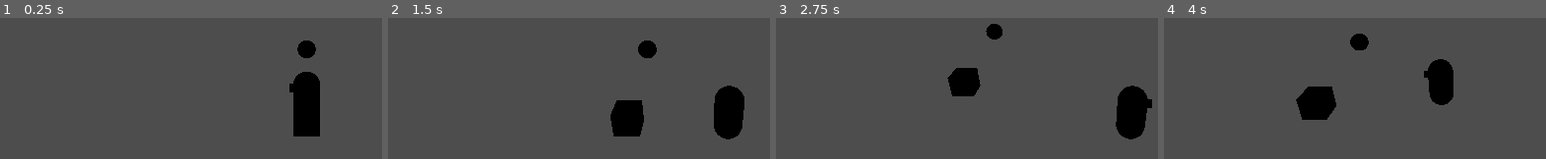
Above: before the commit, frames 1-4 (left to right).
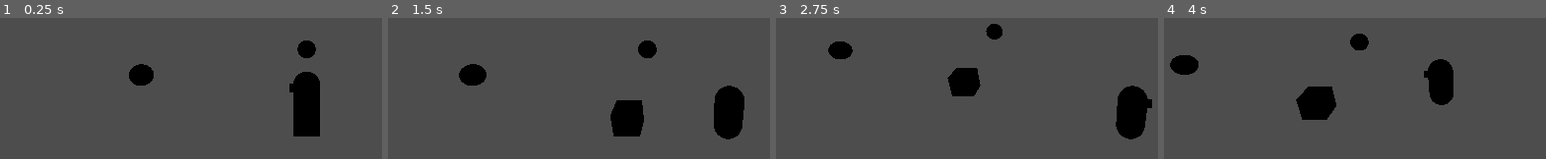
Above: after the commit, the same moments.

Repository: mnedel-ops/tcc
Game: Godot game, scene res://main.tscn
The game is run twice, just before and just after one commit, with the same random seed, the same clock (stepped at 60 frames per second) and the same inputs.
Inputs:
- Up to frame 1 (0.25 s): no input
- Up to frame 2 (1.5 s): tap Enter at 0.5 s; hold D (menu_right) 0.53-1.28 s; hold S (menu_down) from 1.28 s (still down)
- Up to frame 3 (2.75 s): release S (menu_down) at 2.03 s; hold D (menu_right) from 2.03 s (still down)
- Up to frame 4 (4 s): release D (menu_right) at 2.78 s; hold W (menu_up) 2.78-3.53 s; hold A (move_left) from 3.53 s (still down)

The runs differ from the first frame. In frame 1, 0.8% of the frame differs, in the area x 33-41%, y 32-48%; in frame 2, 0.9%, in the area x 18-26%, y 32-48%; in frame 3, 0.6%; in frame 4, 0.8%.

Commit message:
Printando ID dos itens
Quando abre a bag, printa o ID dos itens.

Diff:
--- a/jogo/tcc-movement/Interfaces/menu_game.gd
+++ b/jogo/tcc-movement/Interfaces/menu_game.gd
@@ -3,6 +3,8 @@
 signal menu_opened
 signal menu_closed
 signal menu_button_pressed(button_name: String)
+
+@export var mochila: InventoryData
 
 @export var button_names: PackedStringArray = [
 	"Periodic",
@@ -116,7 +118,14 @@
 		_open_exit_without_saving_popup()
 		return
 
+	if button_name == "Bag":
+		_open_bag()
 	menu_button_pressed.emit(button_name)
+
+#Abrir a mochila.
+func _open_bag():
+	print(mochila.items)
+
 
 # Exit confirmation functions
 func _open_exit_without_saving_popup() -> void:
--- a/jogo/tcc-movement/Player/player.gd
+++ b/jogo/tcc-movement/Player/player.gd
@@ -1,7 +1,7 @@
 extends CharacterBody3D
 
 const SPEED = 5.0
-@export var mochila: InventoryData
+@export var mochila: Resource
 @onready var mesh: MeshInstance3D = $Mesh #Chamar a malha e alterara a rotacao dela
 @onready var interact_area: Area3D = $Mesh/InteractArea
 
--- a/jogo/tcc-movement/main.tscn
+++ b/jogo/tcc-movement/main.tscn
@@ -4,7 +4,7 @@
 [ext_resource type="Script" uid="uid://i8hwn8g0i6hc" path="res://Player/camera_rig.gd" id="2_0xm2m"]
 [ext_resource type="PackedScene" uid="uid://i02ouo6uredv" path="res://Interfaces/menu_pause.tscn" id="3_h2yge"]
 [ext_resource type="PackedScene" uid="uid://lkv7cq3sslkk" path="res://Inventory/interactable_item.tscn" id="4_1bvp3"]
-[ext_resource type="PackedScene" uid="uid://bjby8yerjjga2" path="res://Interfaces/ui_inventory.tscn" id="5_inventory"]
+[ext_resource type="Resource" uid="uid://bt4psd2exd6eu" path="res://Inventory/inventory.tres" id="4_lquwl"]
 
 [sub_resource type="BoxShape3D" id="BoxShape3D_7dm0k"]
 size = Vector3(20, 0.5, 20)
@@ -33,18 +33,10 @@
 mesh = SubResource("BoxMesh_0xm2m")
 
 [node name="MenuPause" parent="." unique_id=1170522014 instance=ExtResource("3_h2yge")]
+mochila = ExtResource("4_lquwl")
 
 [node name="InteractableItem" parent="." unique_id=1606038511 groups=["collectible"] instance=ExtResource("4_1bvp3")]
 transform = Transform3D(1, 0, 0, 0, 1, 0, 0, 0, 1, 0, 0, -5.4100204)
 
-[node name="UIInventory" parent="." unique_id=1050769827 instance=ExtResource("5_inventory")]
-anchors_preset = 15
-anchor_right = 1.0
-anchor_bottom = 1.0
-offset_left = 0.0
-offset_top = 0.0
-offset_right = -1076.0
-offset_bottom = -596.0
-grow_horizontal = 2
-grow_vertical = 2
-mochila = null
+[node name="InteractableItem2" parent="." unique_id=1955324893 groups=["collectible"] instance=ExtResource("4_1bvp3")]
+transform = Transform3D(1, 0, 0, 0, 1, 0, 0, 0, 1, -7.5887017, 0, -2.5382733)
